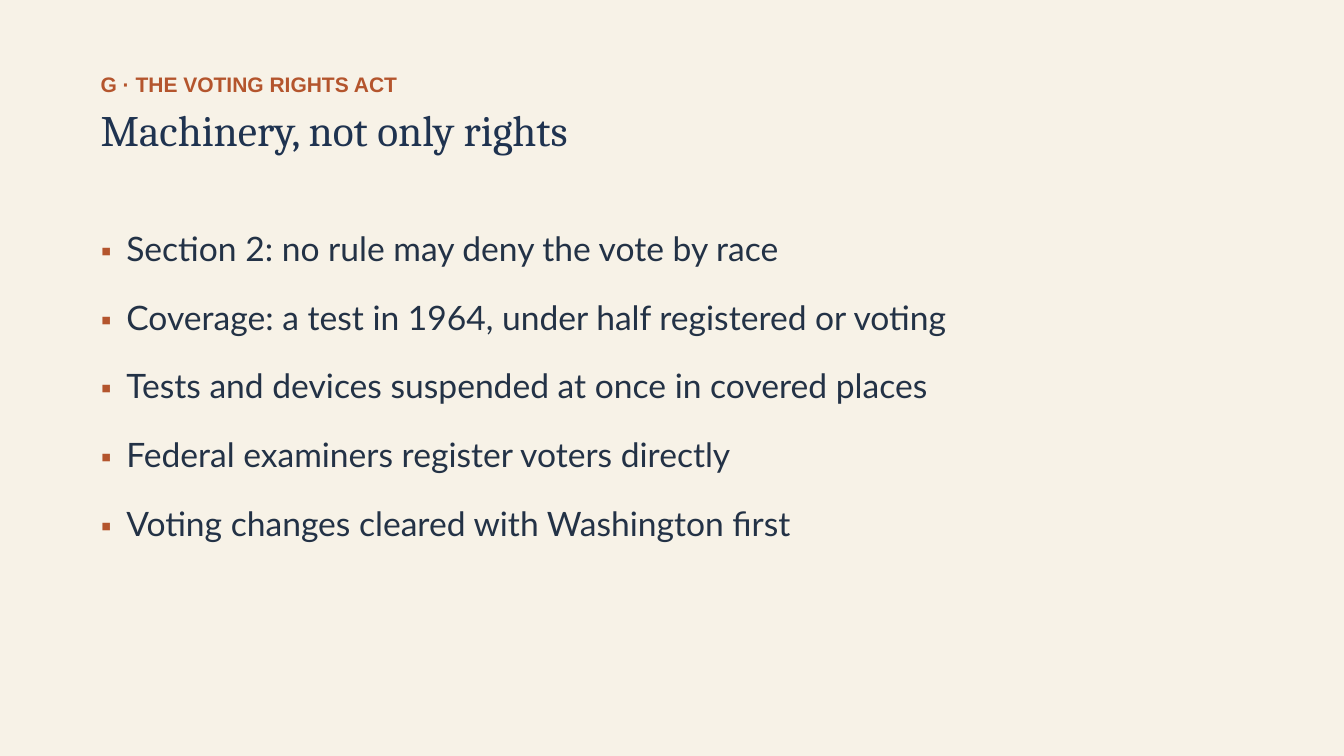
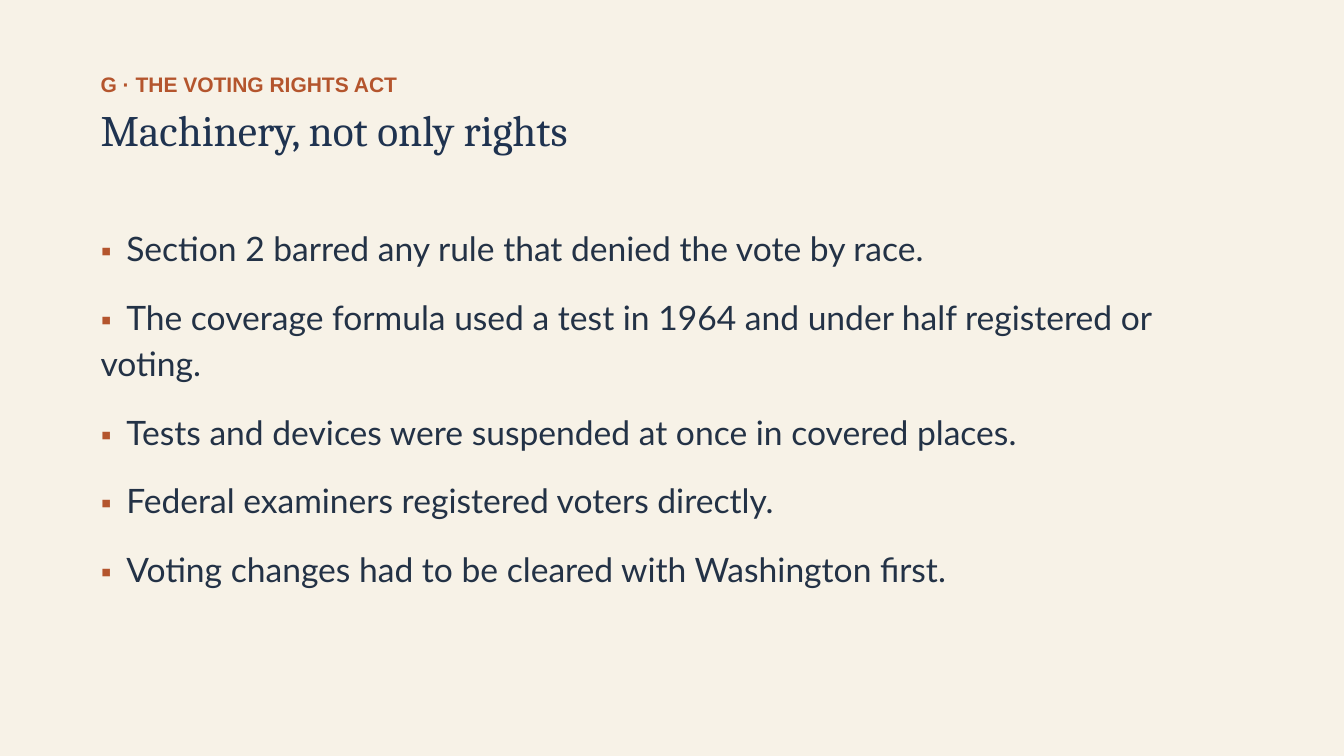
Before and after one commit to ab17gthb/humanities-curriculum-group, a slide deck: slide 21 of civil-rights/lesson-06/lesson-06-slides.pptx. Drawn at 1344x756 pixels with LibreOffice and Linux fonts; fonts in the diff are those of the drawing. Boxes give left, top, right and bottom in pixels: in the first picture for what was removed or moved away, otherwise in the second. Text is boxed around its words. In the diff, an @@ line names an element or a change of style, - is before the commit and + after.

```diff
--- a/civil-rights/lesson-06/lesson-06-slides.pptx
+++ b/civil-rights/lesson-06/lesson-06-slides.pptx
@@ text at bbox=[101, 236, 1152, 588]: text changed @@
-▪ Section 2: no rule may deny the vote by race
-▪ Coverage: a test in 1964, under half registered or voting
-▪ Tests and devices suspended at once in covered places
-▪ Federal examiners register voters directly
-▪ Voting changes cleared with Washington first
+▪ Section 2 barred any rule that denied the vote by race.
+▪ The coverage formula used a test in 1964 and under half registered or voting.
+▪ Tests and devices were suspended at once in covered places.
+▪ Federal examiners registered voters directly.
+▪ Voting changes had to be cleared with Washington first.
```
Also in this commit, not shown: 9 other slides changed, 6 other files.
